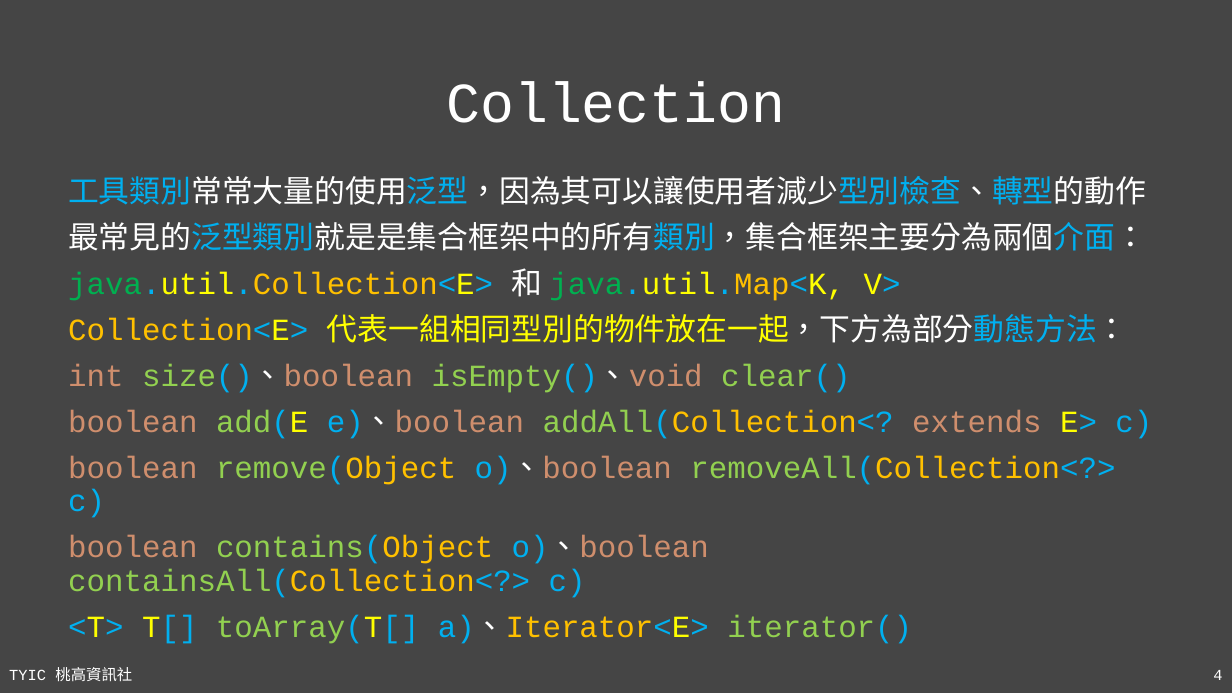
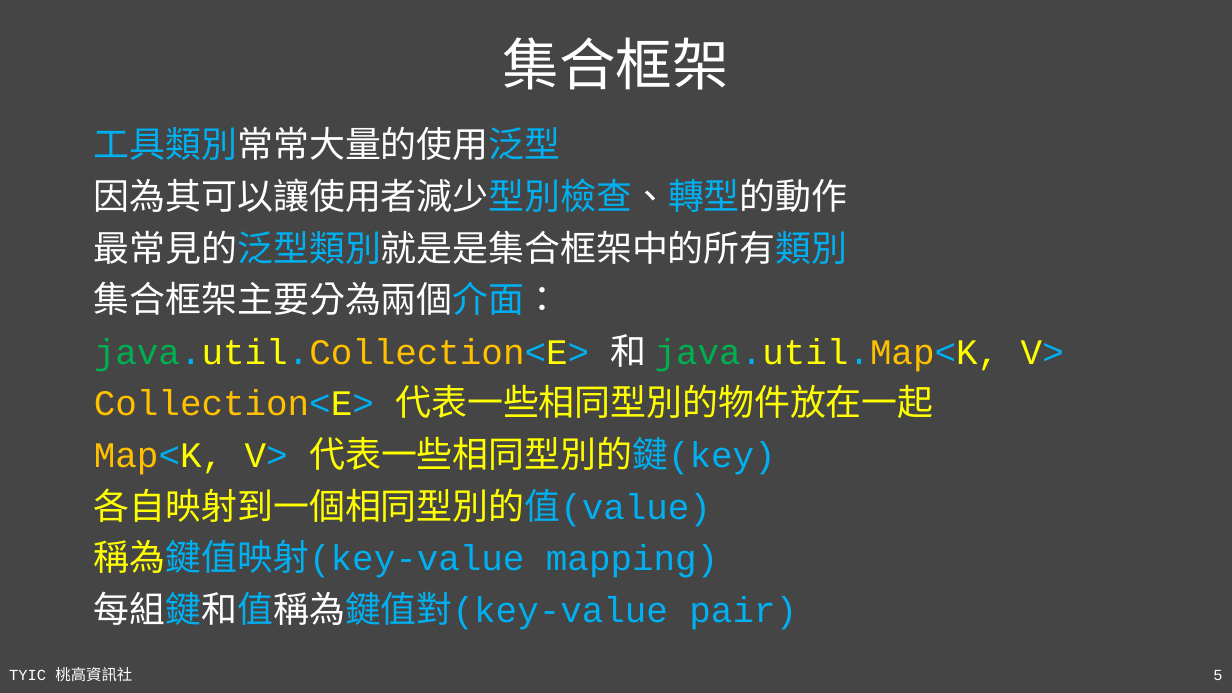
Before and after one commit to TYSHIC/slides, a slide deck: slide 5 of powerpoint/14_工具類別(2).pptx (slide 4 before the commit). Drawn at 1232x693 pixels with LibreOffice and Linux fonts; fonts in the diff are those of the drawing. Boxes give left, top, right and bottom in pixels: in the first picture for what was removed or moved away, otherwise in the second. Text is boxed around its words. In the diff, an @@ line names an element or a change of style, - is before the commit and + after.

```diff
--- a/powerpoint/14_工具類別(2).pptx
+++ b/powerpoint/14_工具類別(2).pptx
@@ title at (503,37,729,90): text changed @@
-Collection
+集合框架
@@ text "工具類別常常大量的使用泛型": place and size @@
-text "工具類別常常大量的使用泛型" at (68,176,1152,598)
+text "工具類別常常大量的使用泛型" at (94,126,1064,630)
@@ text at (94,126,848,315): text changed; size 24 to 28 pt @@
-工具類別常常大量的使用泛型，因為其可以讓使用者減少型別檢查、轉型的動作
-最常見的泛型類別就是是集合框架中的所有類別，集合框架主要分為兩個介面：
+工具類別常常大量的使用泛型
+因為其可以讓使用者減少型別檢查、轉型的動作
+最常見的泛型類別就是是集合框架中的所有類別
+集合框架主要分為兩個介面：
@@ text at (94,334,1064,372): size 24 to 28 pt in "java.util.Collection<E> 和 java.util.Map<K, V>" @@
@@ text at (94,385,933,630): text changed; size 24 to 28 pt; text colour #92D050 to #00B0F0 @@
-Collection<E> 代表一組相同型別的物件放在一起，下方為部分動態方法：
-int size()、boolean isEmpty()、void clear()
-boolean add(E e)、boolean addAll(Collection<? extends E> c)
-boolean remove(Object o)、boolean removeAll(Collection<?> c)
-boolean contains(Object o)、boolean containsAll(Collection<?> c)
-<T> T[] toArray(T[] a)、Iterator<E> iterator()
+Collection<E> 代表一些相同型別的物件放在一起
+Map<K, V> 代表一些相同型別的鍵(key)
+各自映射到一個相同型別的值(value)
+稱為鍵值映射(key-value mapping)
+每組鍵和值稱為鍵值對(key-value pair)
@@ page number at (1213,670,1222,680): text changed @@
-4
+5
```
Also in this commit, not shown: 4 other slides changed, 9 slides added, 3 other files.
